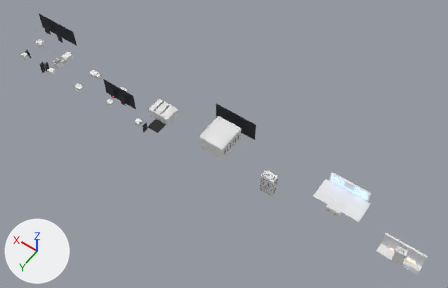
An edit to the Blender file art/blend/Maps_Sets.blend, drawn before and after from the same camera.
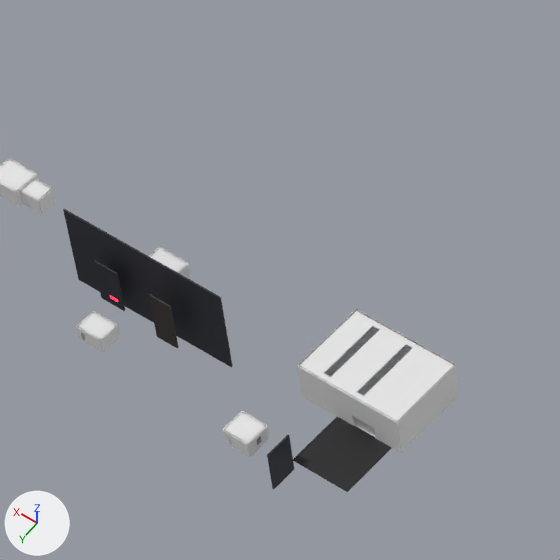
The first picture shows the older version from a 50 mm camera at (-1375.0, 886.0, 1415.0) aimed at (-719.0, -31.0, -26.0). The close-ups show the older and then the newer version on the part from 20% to 44% of the width and 14% to 51% of the height of that picture. Only the edits that show in the close-ups are written down. The axes (+X, +Y, +Z) are drawn at lower left. The lights are the same throughout.

The scene before the commit, as lines of its bpy script (objects in view):
```python
me_map_sets_cityfacade_1 = bpy.data.meshes.new('Map_Sets_CityFacade_1')
me_map_sets_cityfacade_1.from_pydata(...)  # 264 vertices, 132 faces; spans x -435.0..435.0, y -86.0..86.0, z -40.0..40.0
me_map_sets_cityfacade_1.materials.append(mat_m_cityfacade)  # dark grey #282a34
me_map_sets_cityfacadewarm_1 = bpy.data.meshes.new('Map_Sets_CityFacadeWarm_1')
me_map_sets_cityfacadewarm_1.from_pydata(...)  # 48 vertices, 24 faces; spans x -216.0..216.0, y -45.0..45.0, z -20.0..20.0
me_map_sets_cityfacadewarm_1.materials.append(mat_m_cityfacadewarm)  # dark grey #36302e
me_map_sets_darkmetal_1 = bpy.data.meshes.new('Map_Sets_DarkMetal_1')
me_map_sets_darkmetal_1.from_pydata(...)  # 4082 vertices, 2056 faces; spans x -538.0..538.0, y -69.0..69.0, z -24.0..24.0
me_map_sets_darkmetal_1.materials.append(mat_m_darkmetal)  # its picture is missing
me_map_sets_windowcool_1 = bpy.data.meshes.new('Map_Sets_WindowCool_1')
me_map_sets_windowcool_1.from_pydata(...)  # 3216 vertices, 1608 faces; spans x -55.9..55.9, y 0.0..0.1, z -15.7..15.7
me_map_sets_windowcool_1.materials.append(mat_m_windowcool)  # blue #96b4e6, glowing blue #96b4e6
ob_map_sets_cityfacade_1 = bpy.data.objects.new('Map_Sets_CityFacade_1', me_map_sets_cityfacade_1)
ob_map_sets_cityfacade_1.location = (-355.0, -2.8, 14.5)
ob_map_sets_cityfacadewarm_1 = bpy.data.objects.new('Map_Sets_CityFacadeWarm_1', me_map_sets_cityfacadewarm_1)
ob_map_sets_cityfacadewarm_1.location = (-174.0, -15.5, 1.5)
ob_map_sets_darkmetal_1 = bpy.data.objects.new('Map_Sets_DarkMetal_1', me_map_sets_darkmetal_1)
ob_map_sets_darkmetal_1.location = (-772.8, 10.8, 23.9)
ob_map_sets_windowcool_1 = bpy.data.objects.new('Map_Sets_WindowCool_1', me_map_sets_windowcool_1)
ob_map_sets_windowcool_1.location = (-1100.0, -82.9, 12.0)
# also in view: 'Map_Sets_Ceiling_1' at (-311.0, 0.0, 11.0); 'Map_Sets_CeilingDark_1' at (-494.0, 10.0, 30.0); 'Map_Sets_ConcreteDark_1' at (-374.0, 10.0, 24.0); 'Map_Sets_CeilingPlasterDark_1' at (-300.0, 66.0, 11.0); 'Map_Sets_CityRoad_1' at (-530.0, 46.0, 0.0)
```
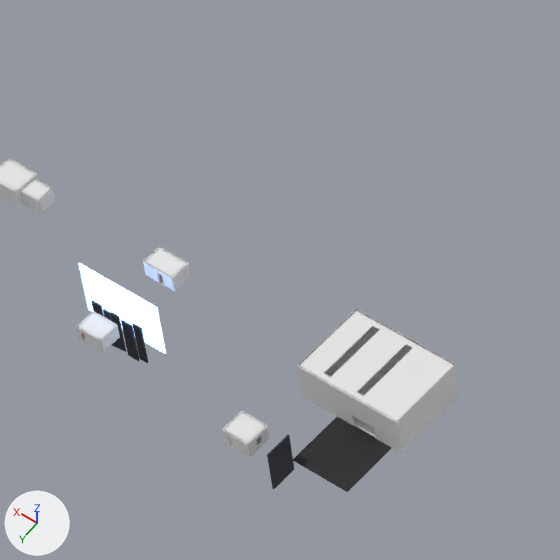
Where the newer file only moved an object's origin or applied its transform, the numbers keep the older frame.

Where the change shows, as pixel boxes (x1, y1, x2, y2) in the close-ups (560 x 560 px; the box of a moved part takes in the faces that stretch with it):
'Map_Sets_CityFacade_1', reshaped: before (63, 209, 294, 489); after (92, 301, 294, 489)
'Map_Sets_WindowCool_1', reshaped (not visible before): after (78, 263, 166, 354)
'Map_Sets_CityFacadeWarm_1', reshaped (not visible afterwards): before (149, 294, 179, 348)
part 1 of me_map_sets_cityfacade_1, moved or reshaped: before (117, 273, 125, 311); after (101, 306, 104, 317)
part 2 of me_map_sets_cityfacade_1, deleted: before (63, 209, 233, 367)
part 3 of me_map_sets_cityfacade_1, added: after (92, 301, 148, 363)

Edits to the bpy script that builds the scene:
```text
Change me_map_sets_cityfacade_1:
    used by ob_map_sets_cityfacade_1; location = (-355.0, -2.8, 14.5)
    remove me_map_sets_cityfacade_1.from_pydata(...)  # 264 vertices, 132 faces; spans x -435.0..435.0, y -86.0..86.0, z -40.0..40.0
    add me_map_sets_cityfacade_1.from_pydata(...)  # 336 vertices, 168 faces; spans x -435.0..435.0, y -86.0..86.0, z -44.0..40.0
    me_map_sets_cityfacade_1 part 1: the loose piece of 4 vertices spanning x 10.0, y 27.0..28.0, z -32.0..0.0 is moved by (-2.0, 18.0, -10.0)
    me_map_sets_cityfacade_1 part 2: 10 loose pieces with 40 vertices, spanning x -65.0..55.0, y 19.0..28.0, z -40.0..20.0, are deleted
    me_map_sets_cityfacade_1 part 3: 112 vertices added at x -22.0..16.0, y 45.0..46.0, z -44.0..-11.0
    other edits to the shape of me_map_sets_cityfacade_1 do not show in these pictures
Change me_map_sets_cityfacadewarm_1:
    used by ob_map_sets_cityfacadewarm_1; location = (-174.0, -15.5, 1.5)
    remove me_map_sets_cityfacadewarm_1.from_pydata(...)  # 48 vertices, 24 faces; spans x -216.0..216.0, y -45.0..45.0, z -20.0..20.0
    add me_map_sets_cityfacadewarm_1.from_pydata(...)  # 24 vertices, 12 faces; spans x 192.0..216.0, y -45.0..-44.0, z -10.0..20.0
    me_map_sets_cityfacadewarm_1 part 4: 6 loose pieces with 24 vertices, spanning x -216.0..-200.0, y 44.0..45.0, z -20.0..16.0, are deleted
Change me_map_sets_windowcool_1:
    used by ob_map_sets_windowcool_1; location = (-1100.0, -82.9, 12.0)
    remove me_map_sets_windowcool_1.from_pydata(...)  # 3216 vertices, 1608 faces; spans x -55.9..55.9, y 0.0..0.1, z -15.7..15.7
    add me_map_sets_windowcool_1.from_pydata(...)  # 3240 vertices, 1620 faces; spans x -55.9..770.0, y 0.0..122.4, z -26.0..15.7
    me_map_sets_windowcool_1 part 5
    16 vertices are added at x 710.0..770.0, y 121.4..122.4, z -26.0..14.0
    8 new vertices lie (60.0, 0.0, 0.0) away from vertices in x 710.0, y 121.4..122.4, z -26.0..14.0
    12 new faces join them
```
